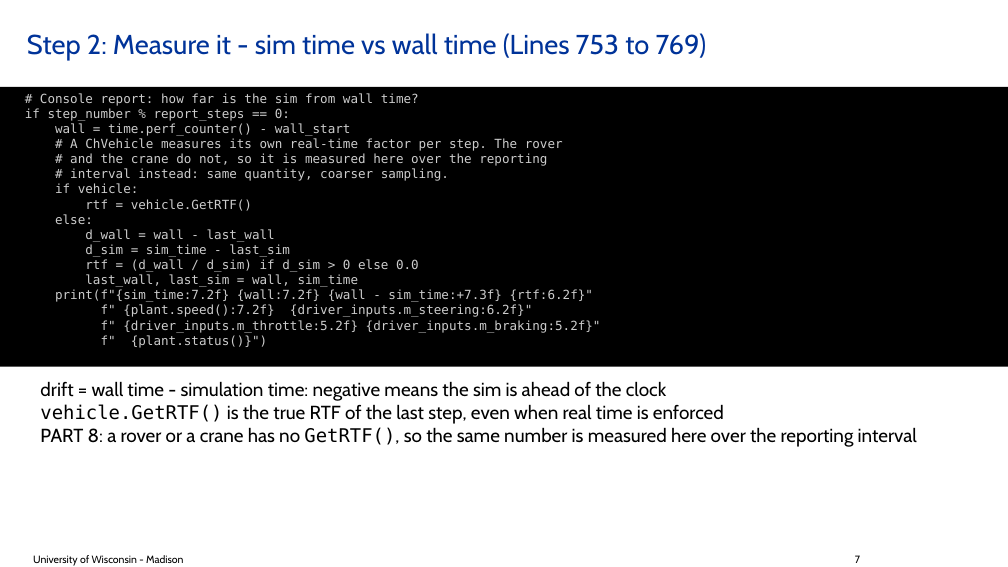
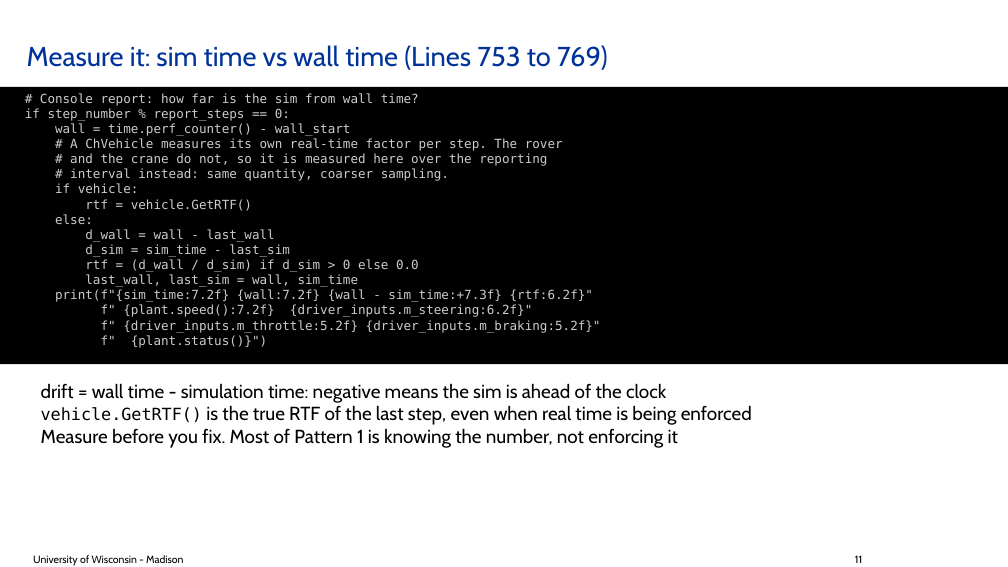
Before and after one commit to ksha23/chrono-hil-tutorial, a slide deck: slide 11 of tutorial_HIL_driver.pptx (slide 7 before the commit). Drawn at 1008x567 pixels with LibreOffice and Linux fonts; fonts in the diff are those of the drawing; background and template pictures are left out. Boxes give left, top, right and bottom in pixels: in the first picture for what was removed or moved away, otherwise in the second. Text is boxed around its words. In the diff, an @@ line names an element or a change of style, - is before the commit and + after.

```diff
--- a/tutorial_HIL_driver.pptx
+++ b/tutorial_HIL_driver.pptx
@@ title at (27, 45, 608, 70): text changed @@
-Step 2: Measure it - sim time vs wall time (Lines 753 to 769)
+Measure it: sim time vs wall time (Lines 753 to 769)
@@ text at (41, 405, 752, 448): text changed @@
-vehicle.GetRTF() is the true RTF of the last step, even when real time is enforced
-PART 8: a rover or a crane has no GetRTF(), so the same number is measured here over the reporting interval
+vehicle.GetRTF() is the true RTF of the last step, even when real time is being enforced
+Measure before you fix. Most of Pattern 1 is knowing the number, not enforcing it
@@ text at (855, 555, 862, 563): text changed @@
-7
+11
```
Also in this commit, not shown: 19 other slides changed, 4 slides added, 9 slides removed, 11 other files.
